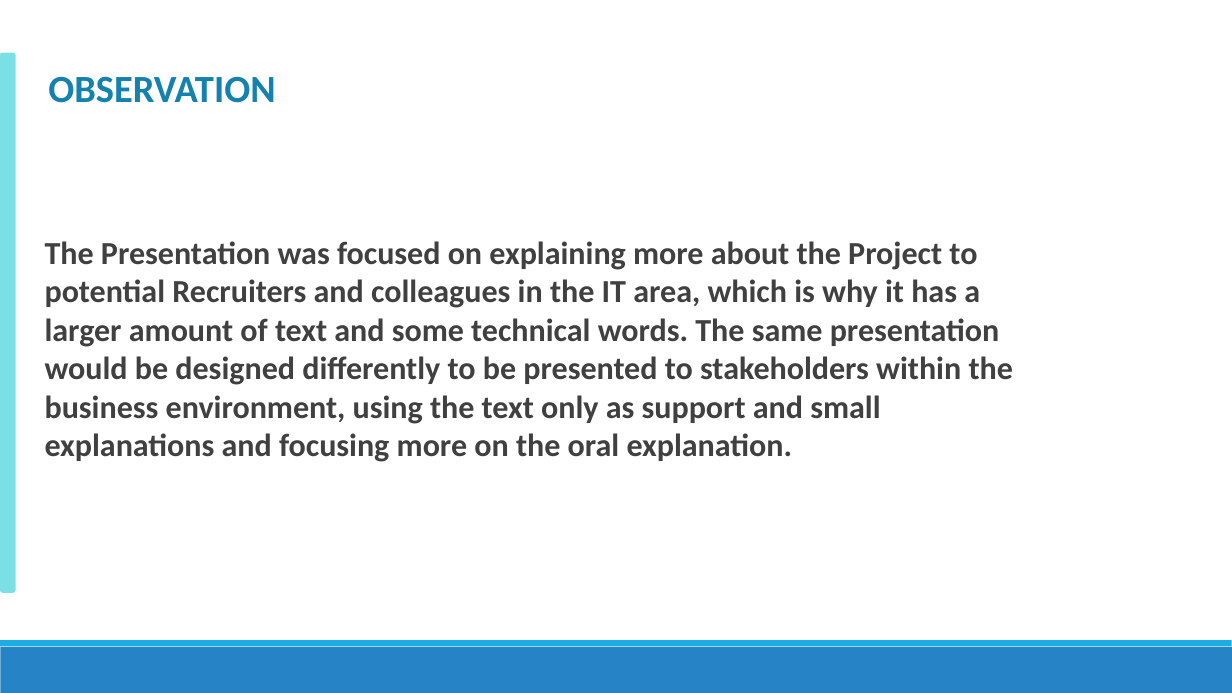
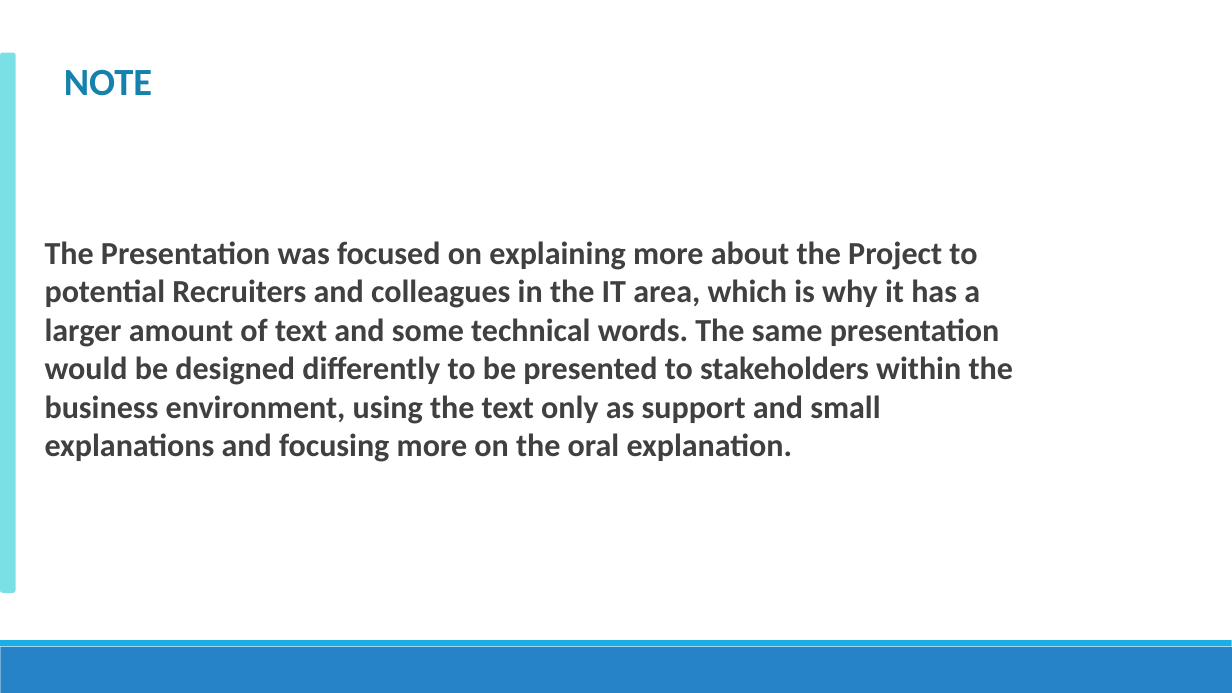
Before and after one commit to RiquelmoFerreira/DataAnalysisBrazil_GDP, a slide deck: slide 14 of Apresentacao-Presentation.pptx. Drawn at 1232x693 pixels with LibreOffice and Linux fonts; fonts in the diff are those of the drawing. Boxes give left, top, right and bottom in pixels: in the first picture for what was removed or moved away, otherwise in the second. Text is boxed around its words. In the diff, an @@ line names an element or a change of style, - is before the commit and + after.

```diff
--- a/Apresentacao-Presentation.pptx
+++ b/Apresentacao-Presentation.pptx
@@ text at bbox=[64, 69, 152, 96]: text changed @@
-OBSERVATION
+NOTE
```
Also in this commit, not shown: 1 other slide changed.
